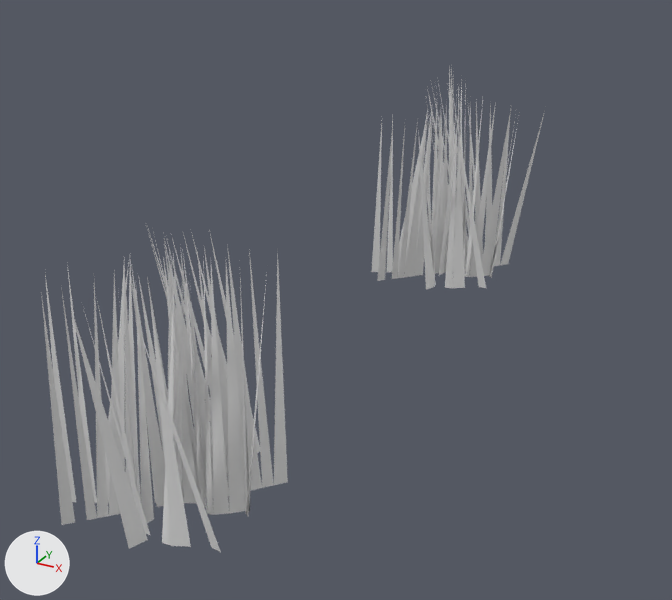
A saved change to the OBJ model Assets/simple-grass.obj.
The view is the same before and after, from a 50 mm lens placed at (0.613, -1.943, 0.653), pointed at (-0.129, -0.594, -0.022). Lighting does not change. The marker at lower left points along +X, +Y and +Z. Where no turn or scale is listed for an object, it has been applied to the vertices.

The first picture shows 'Grass_1_Plane.001', 'Grass_2_Plane.005'.
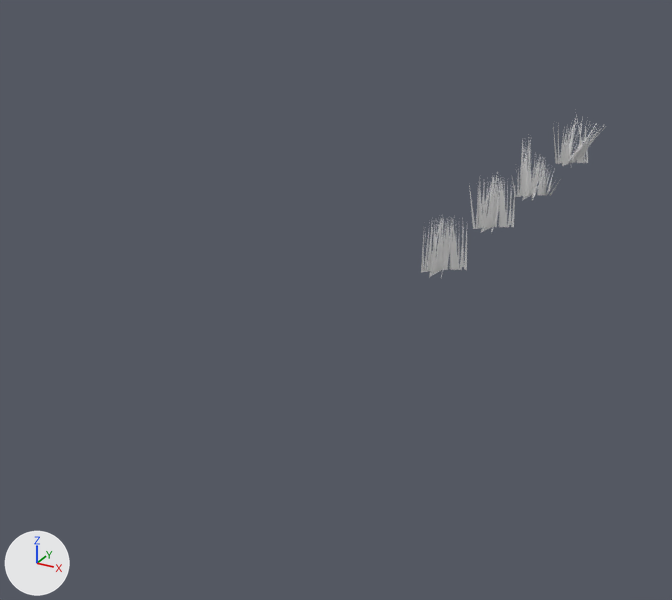
Changed parts and their boxes (x1, y1, x2, y2) in the pictures (672 x 600 px):
'Grass_1_Plane.001', mesh rescaled (81% narrower, 80% shorter): before (41, 226, 288, 552); after (421, 215, 467, 278)
'Grass_2_Plane.005', mesh turned: before (371, 67, 545, 290); after (469, 171, 515, 234)
'Grass_3_Plane.006', added: after (512, 134, 560, 201)
'Grass_4_Plane.007', added: after (553, 115, 605, 166)

Patch to the scene script:
```diff
--- a/Assets/simple-grass.obj.py
+++ b/Assets/simple-grass.obj.py
@@ me_grass_1_plane_001 @@
 me_grass_1_plane_001.from_pydata(...)  # 136 vertices, 64 faces; spans x -0.115..0.112, y -1.349..-1.087, z -0.013..0.303
 # used by ob_grass_1_plane_001; location = (0.0, 0.0, 0.0)
+# me_grass_1_plane_001 part 1: the whole mesh is scaled about its middle by (-0.332, -0.334, 0.333), then moved by (0.002, 0.808, -0.097)
@@ me_grass_2_plane_005 @@
 me_grass_2_plane_005.from_pydata(...)  # 136 vertices, 64 faces; spans x -0.115..0.141, y -0.565..-0.275, z -0.005..0.379
 # used by ob_grass_2_plane_005; location = (0.0, 0.0, 0.0)
+# me_grass_2_plane_005 part 2: the whole mesh is turned 179.4 degrees about the z axis through its middle and scaled by 0.333, then moved by (-0.018, 0.285, -0.125)
@@ me_grass_4_plane_007 @@
+me_grass_4_plane_007.from_pydata(...)  # 136 vertices, 64 faces; spans x -0.0395..0.0809, y 0.379..0.5219, z -0.0045..0.1246
@@ me_grass_3_plane_006 @@
+me_grass_3_plane_006.from_pydata(...)  # 136 vertices, 64 faces; spans x -0.048..0.065, y 0.056..0.208, z -0.004..0.142
@@ ob_grass_4_plane_007 @@
+ob_grass_4_plane_007 = bpy.data.objects.new('Grass_4_Plane.007', me_grass_4_plane_007)
+ob_grass_4_plane_007.location = (0.0, 0.0, 0.0)
@@ ob_grass_3_plane_006 @@
+ob_grass_3_plane_006 = bpy.data.objects.new('Grass_3_Plane.006', me_grass_3_plane_006)
+ob_grass_3_plane_006.location = (0.0, 0.0, 0.0)
```
